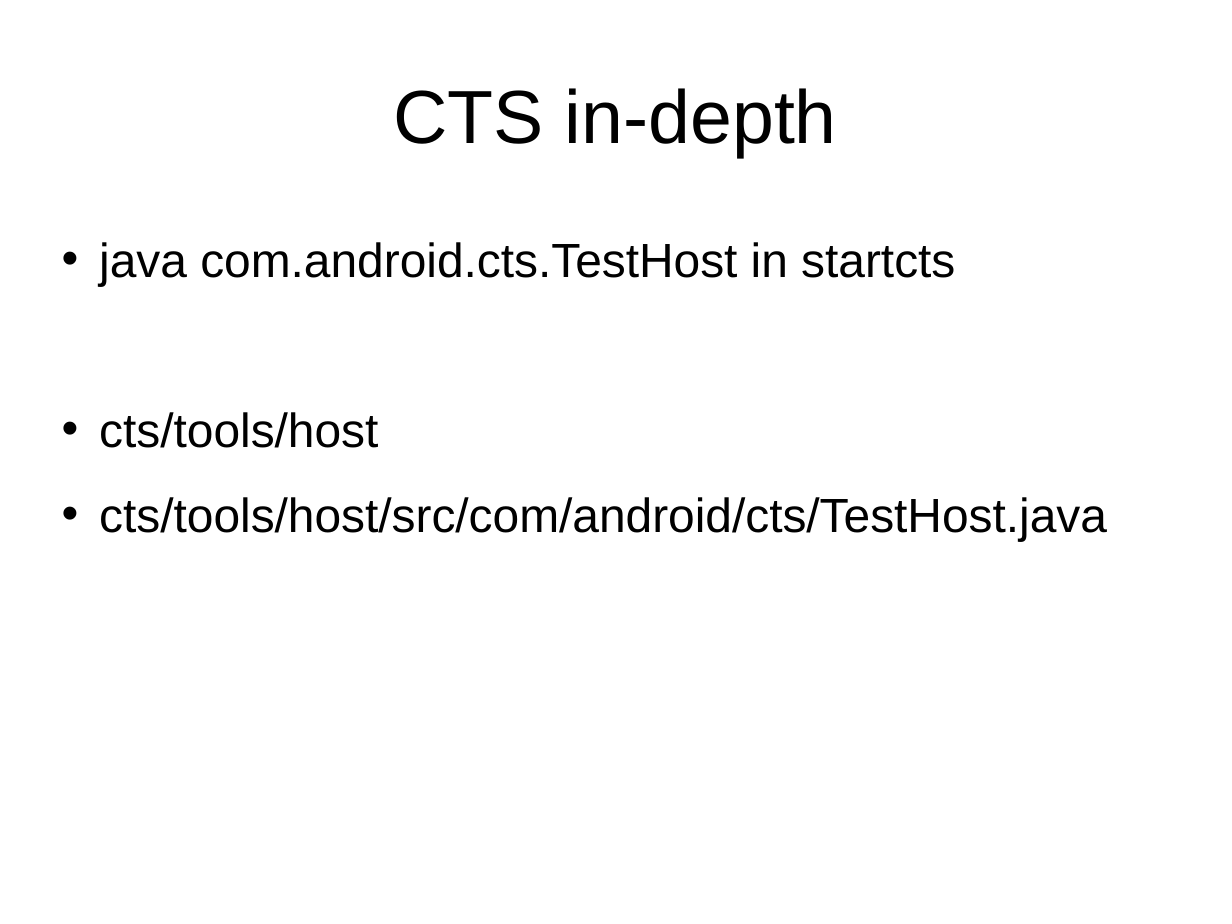
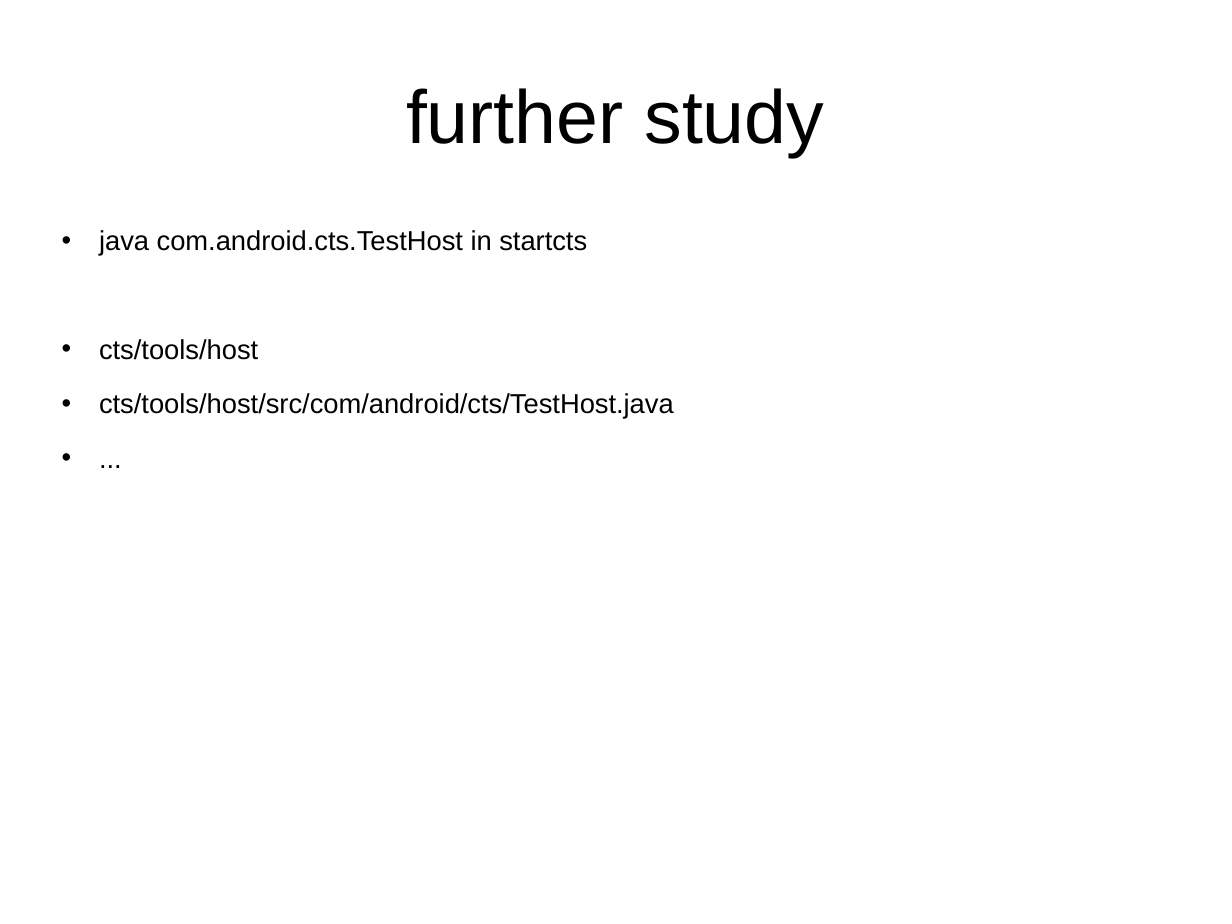
Before and after one commit to widerules/system-information, a slide deck: slide 10 of cts/CTS-deepin.ppt (slide 31 before the commit). Drawn at 1232x924 pixels with LibreOffice and Linux fonts; fonts in the diff are those of the drawing; background and template pictures are left out. Boxes give left, top, right and bottom in pixels: in the first picture for what was removed or moved away, otherwise in the second. Text is boxed around its words. In the diff, an @@ line names an element or a change of style, - is before the commit and + after.

```diff
--- a/cts/CTS-deepin.ppt
+++ b/cts/CTS-deepin.ppt
@@ title at [406,88,824,157]: text changed @@
-CTS in-depth
+further study
@@ text at [99,230,674,419]: paragraph added @@
+• ...
@@ text at [99,230,674,419]: size 28 to 16 pt; indent changed @@
```
Also in this commit, not shown: 7 other slides changed, 2 slides added, 23 slides removed, 1 other file.
